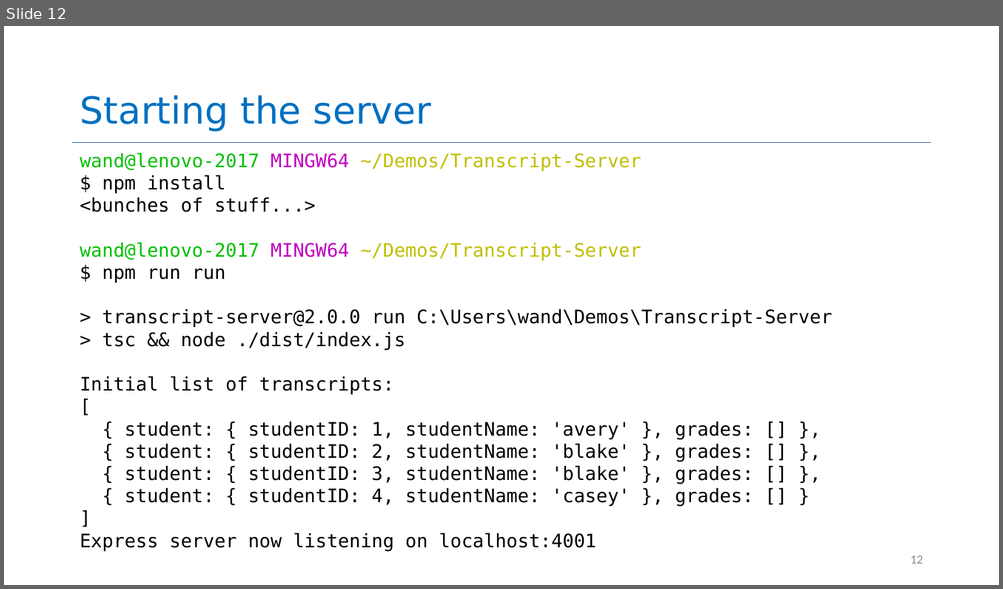
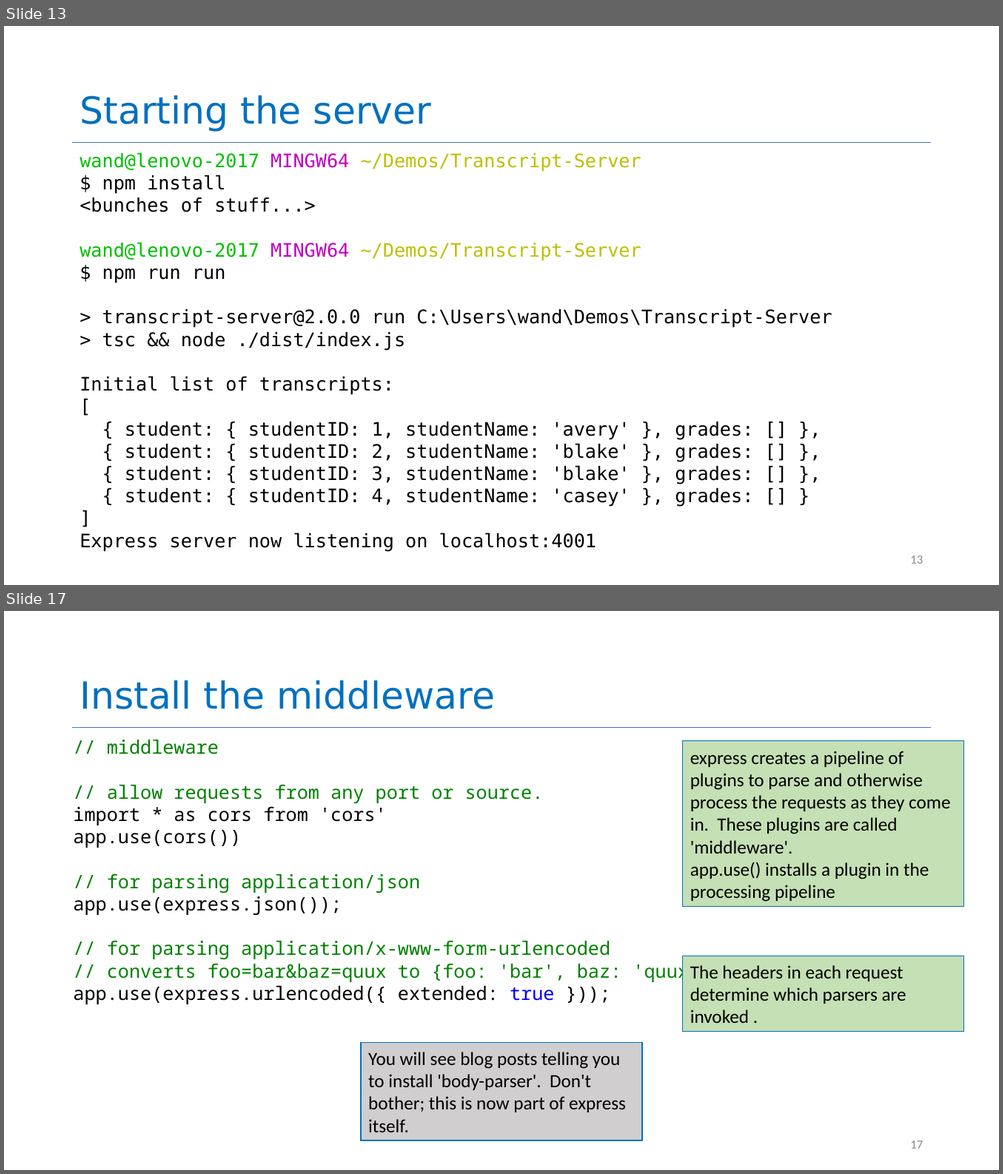
Before and after one commit to neu-se/CS4530-CS5500-Spring-2021, a slide deck: Slides/Lesson 3.4 Building a REST server.pptx. Shown one above the other, each under a label of ours: slide 12 before the commit, slides 13 and 17 after it; the slides between them are not shown. The pictures are 1003x589 and 1003x1174 pixels, drawn with LibreOffice and Linux fonts; fonts in the diff are those of the drawing. Boxes give left, top, right and bottom in pixels: in the first picture for what was removed or moved away, otherwise in the second. Text is boxed around its words. In the diff, an @@ line names an element or a change of style, - is before the commit and + after.

Commit message:
Lesson 3.4 done and installed

```diff
--- a/Slides/Lesson 3.4 Building a REST server.pptx
+++ b/Slides/Lesson 3.4 Building a REST server.pptx
@@ slide 17 added at (4,611,999,1170), background #FFFFFF; not listed: 1 template element that a slide beside it also shows @@
@@ title added at (79,680,495,709), 36 pt, text #0070C0 @@
+Install the middleware
@@ text added at (73,740,711,1005), 18 pt, text #008000 @@
+// middleware
+// allow requests from any port or source.
+import * as cors from 'cors'
+app.use(cors())
+// for parsing application/json
+app.use(express.json());
+// for parsing application/x-www-form-urlencoded
+// converts foo=bar&baz=quux to {foo: 'bar', baz: 'quux'}
+app.use(express.urlencoded({ extended: true }));
@@ rectangle added at (683,741,964,906), fill #C5E0B4, outline #0070C0 1 pt, 18 pt, text #000000 @@
+express creates a pipeline of plugins to parse and otherwise process the requests as they come in. These plugins are called 'middleware'.
+app.use() installs a plugin in the processing pipeline
@@ rectangle added at (683,957,964,1032), fill #C5E0B4, outline #0070C0 1 pt, 18 pt, text #000000 @@
+The headers in each request determine which parsers are invoked .
@@ rectangle added at (361,1043,642,1141), fill #D0CECE, outline #0070C0 1 pt, 18 pt, text #000000 @@
+You will see blog posts telling you to install 'body-parser'. Don't bother; this is now part of express itself.
@@ page number added at (910,1141,922,1149), 12 pt, text #8C8C8C @@
+17
@@ what was slide 12 is now slide 13 @@
@@ page number at (910,556,922,564): text changed @@
-12
+13
```
Also in this commit, not shown: 9 slides changed, 9 other slides added, 2 slides removed, 5 other files.
